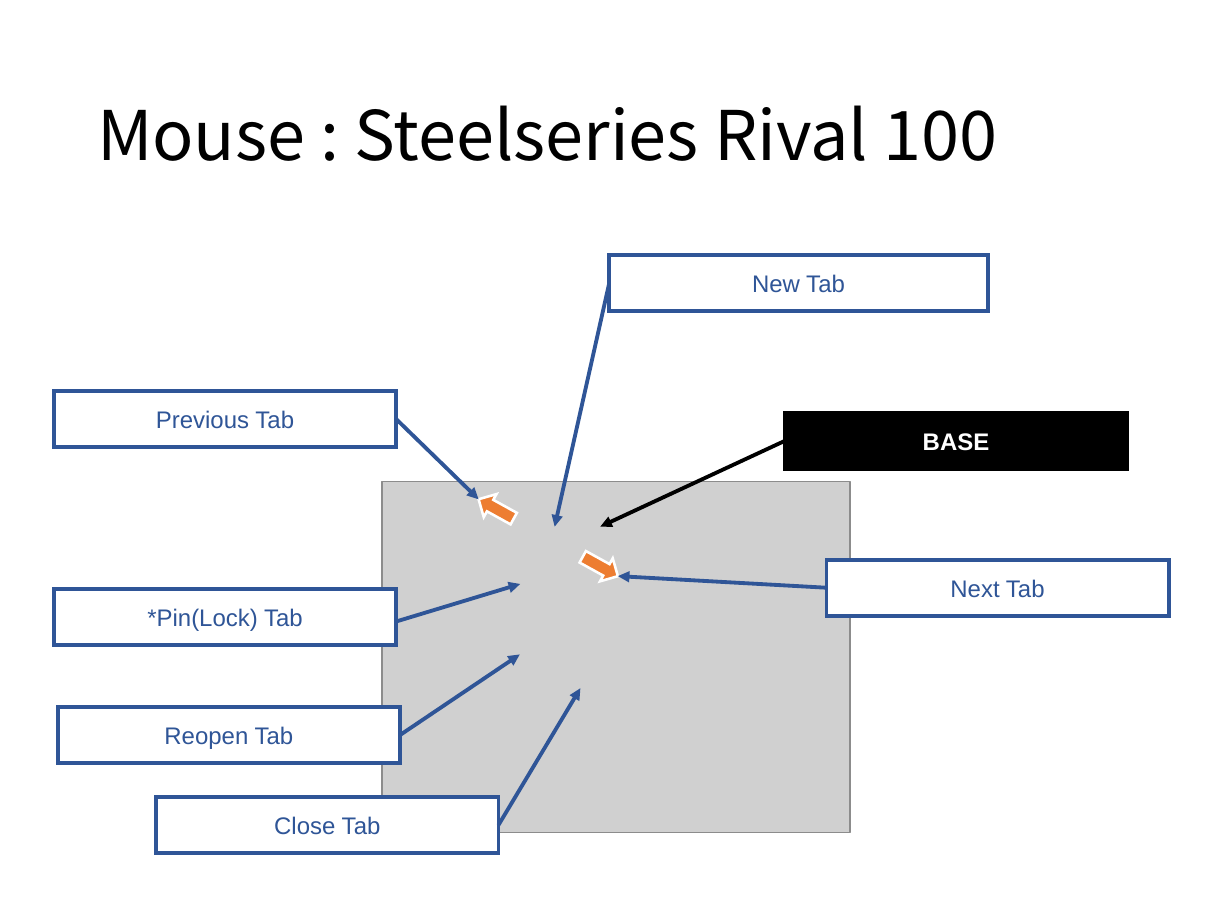
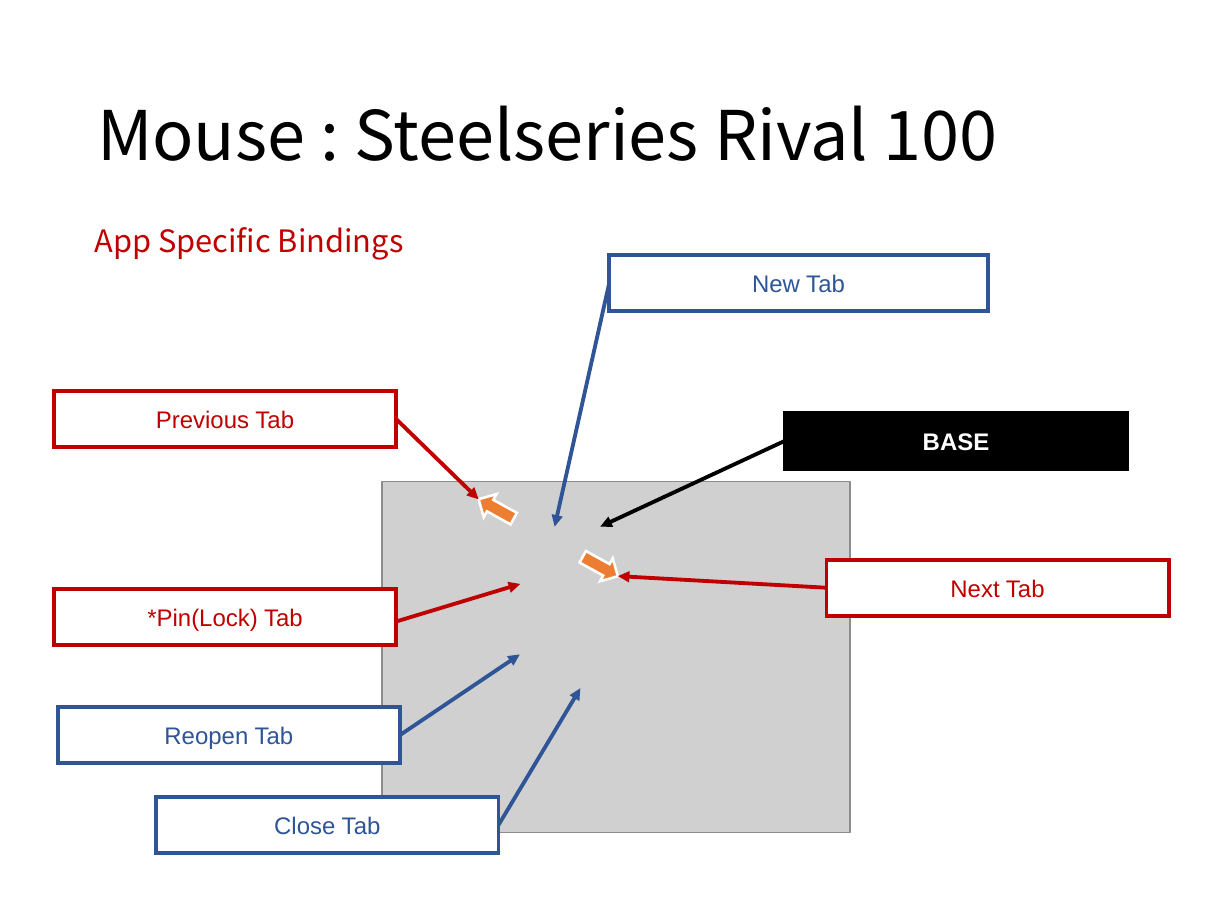
Before and after one commit to ittooo66/myAHK, a slide deck: slide 17 of MANUAL.pptx. Drawn at 1232x924 pixels with LibreOffice and Linux fonts; fonts in the diff are those of the drawing; grey boxes stand for pictures. Boxes give left, top, right and bottom in pixels: in the first picture for what was removed or moved away, otherwise in the second. Text is boxed around its words. In the diff, an @@ line names an element or a change of style, - is before the commit and + after.

```diff
--- a/MANUAL.pptx
+++ b/MANUAL.pptx
@@ text added at box(94, 227, 404, 260), 18 pt, text #C00000 @@
+App Specific Bindings
@@ arrow (397, 419) - (478, 499): stroke #2F5597 2.25 pt to #C00000 2.25 pt @@
@@ text colour #2F5597 to #C00000; outline #2F5597 2.25 pt to #C00000 2.25 pt in 3 elements at box(827, 559, 1169, 615), box(54, 391, 397, 446), box(54, 589, 397, 644) @@
@@ arrow (398, 621) - (520, 584): stroke #2F5597 2.25 pt to #C00000 2.25 pt @@
@@ arrow (827, 588) - (618, 577): stroke #2F5597 2.25 pt to #C00000 2.25 pt @@
```
Also in this commit, not shown: 1 other slide changed.
